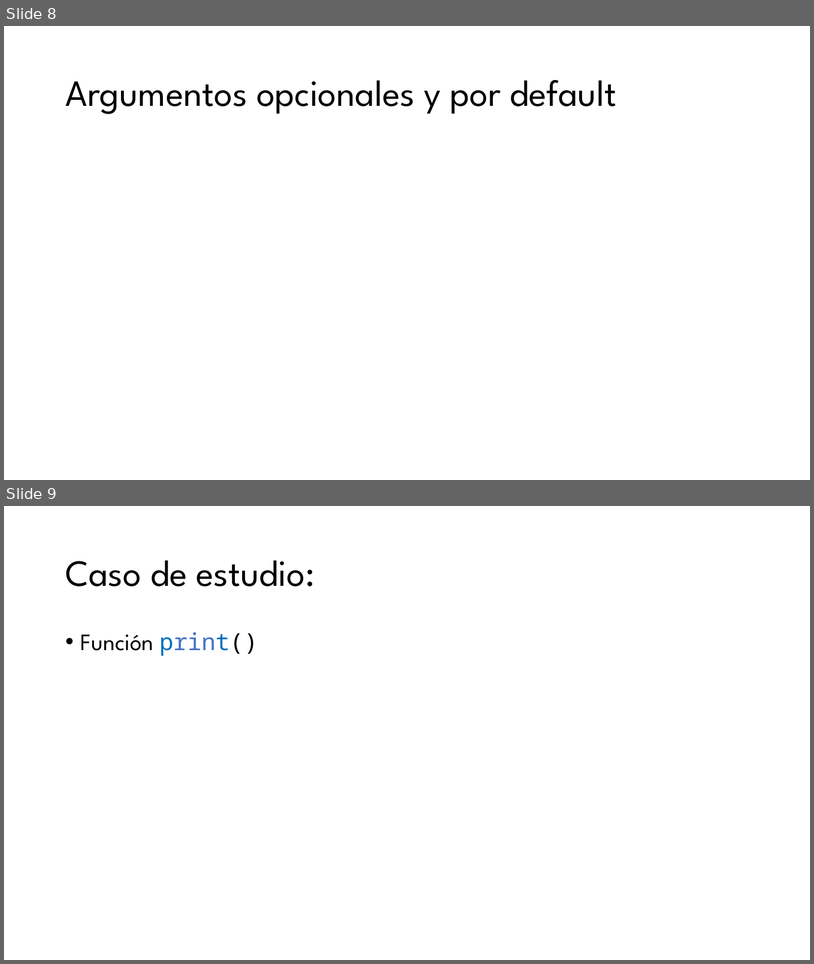
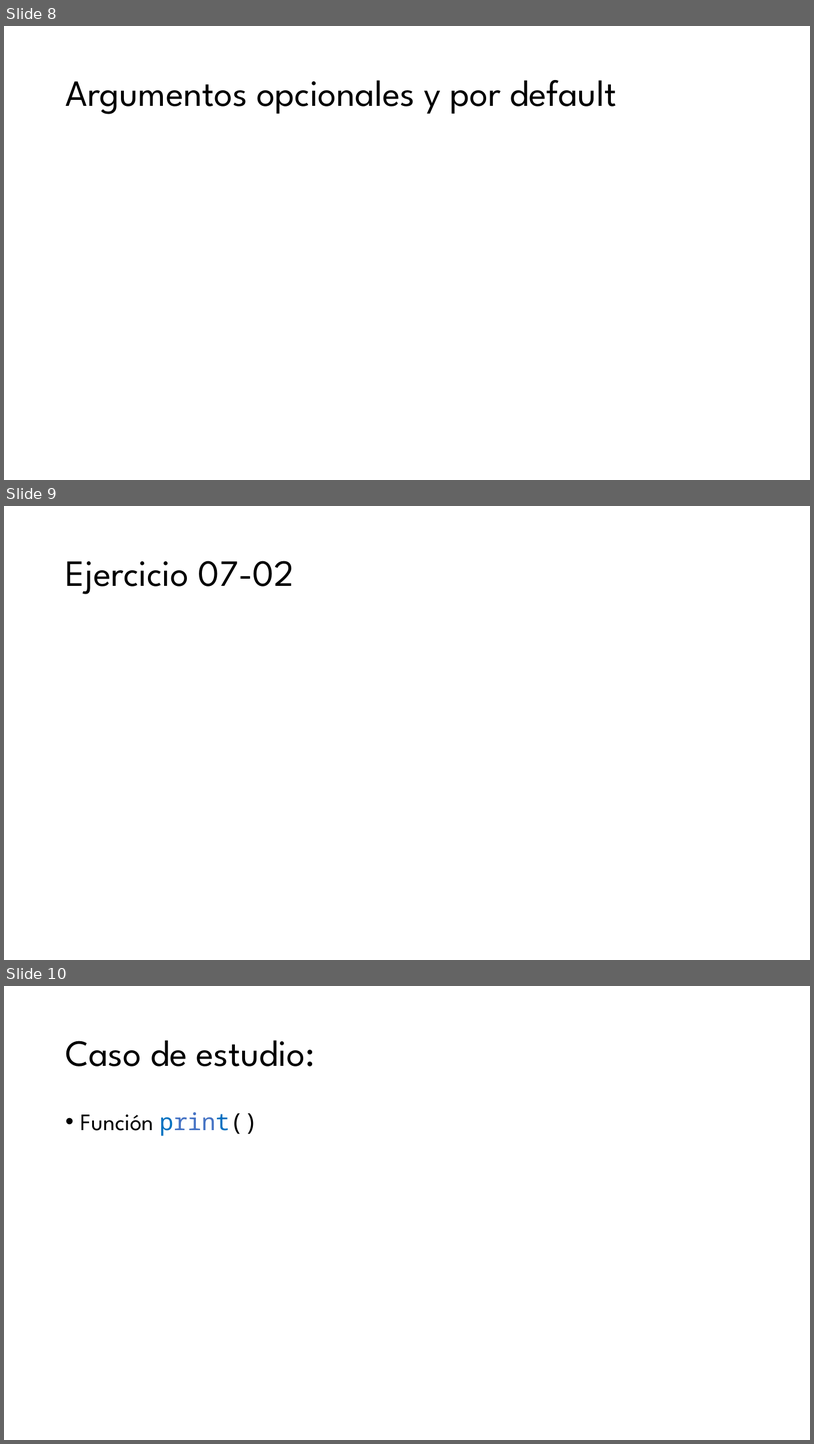
Before and after one commit to ccaballeroh/IntroPython, a slide deck: slides/Programación con Python07.pptx. Shown one above the other, each under a label of ours: slides 8 and 9 before the commit, slides 8, 9 and 10 after it. The pictures are 814x964 and 814x1444 pixels, drawn with LibreOffice and Linux fonts; fonts in the diff are those of the drawing. Boxes give left, top, right and bottom in pixels: in the first picture for what was removed or moved away, otherwise in the second. Text is boxed around its words. In the diff, an @@ line names an element or a change of style, - is before the commit and + after.

```diff
--- a/slides/Programación con Python07.pptx
+++ b/slides/Programación con Python07.pptx
@@ slide 9 added at <box>4,506,810,960</box>, background #FFFFFF @@
@@ title added at <box>65,561,294,594</box>, 44 pt, text #000000 @@
+Ejercicio 07-02
@@ what was slide 9 is now slide 10 @@
```
Also in this commit, not shown: 1 other slide added.
